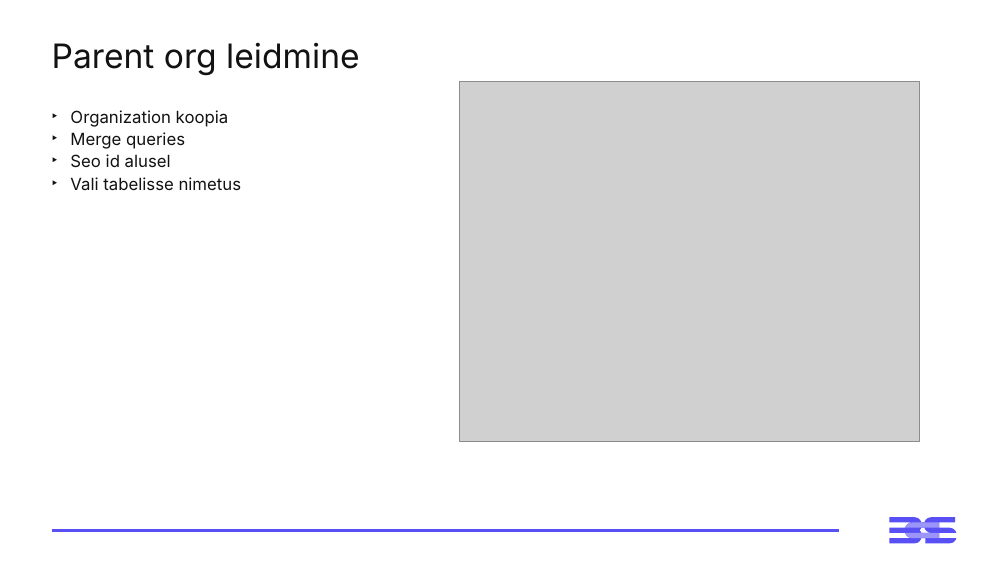
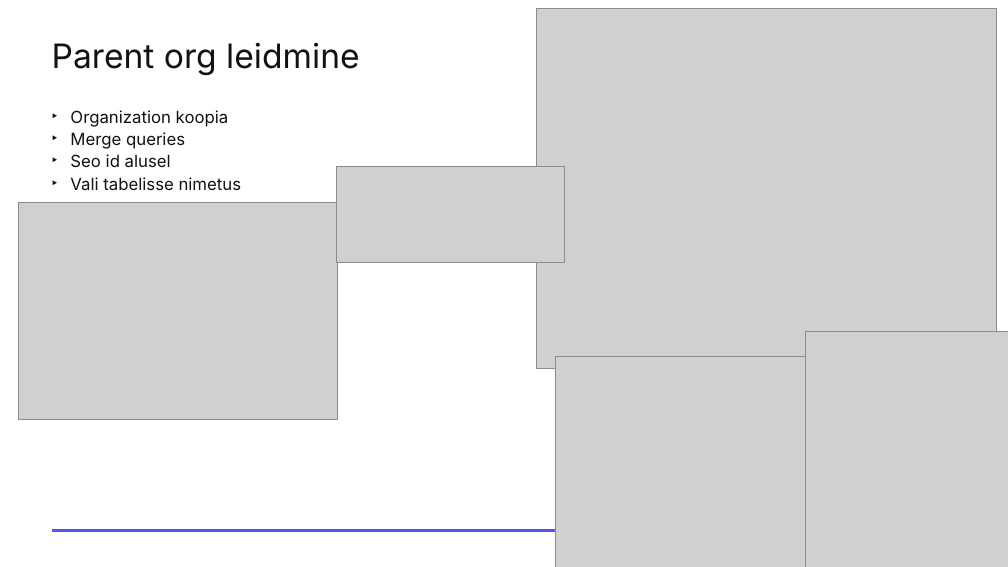
Before and after one commit to emilieabel/andmetarkus, a slide deck: slide 8 of Materjalid/Day5 Employee report DAX/5-paev-andmetarkus-esitlus.pptx. Drawn at 1008x567 pixels with LibreOffice and Linux fonts; fonts in the diff are those of the drawing; grey boxes stand for pictures. Boxes give left, top, right and bottom in pixels: in the first picture for what was removed or moved away, otherwise in the second. Text is boxed around its words. In the diff, an @@ line names an element or a change of style, - is before the commit and + after.

```diff
--- a/Materjalid/Day5 Employee report DAX/5-paev-andmetarkus-esitlus.pptx
+++ b/Materjalid/Day5 Employee report DAX/5-paev-andmetarkus-esitlus.pptx
@@ picture: place and size @@
-picture at [460,82,920,442]
+picture at [536,9,996,369]
@@ picture added at [337,166,565,262] @@
@@ picture added at [18,202,337,420] @@
@@ picture added at [555,357,805,567] @@
@@ picture added at [805,332,1008,567] @@
@@ freeform shape removed at [890,517,957,544] @@
@@ freeform shape removed at [906,523,940,538] @@
```
Also in this commit, not shown: 4 other slides changed.
